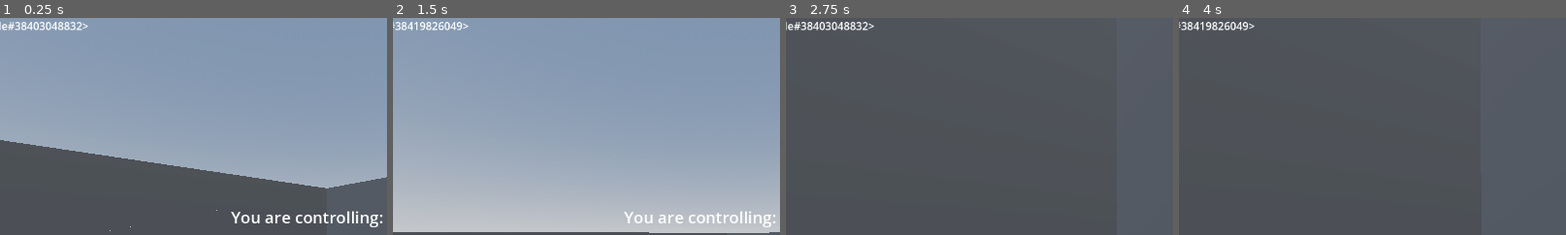
Above: before the commit, frames 1-4 (left to right).
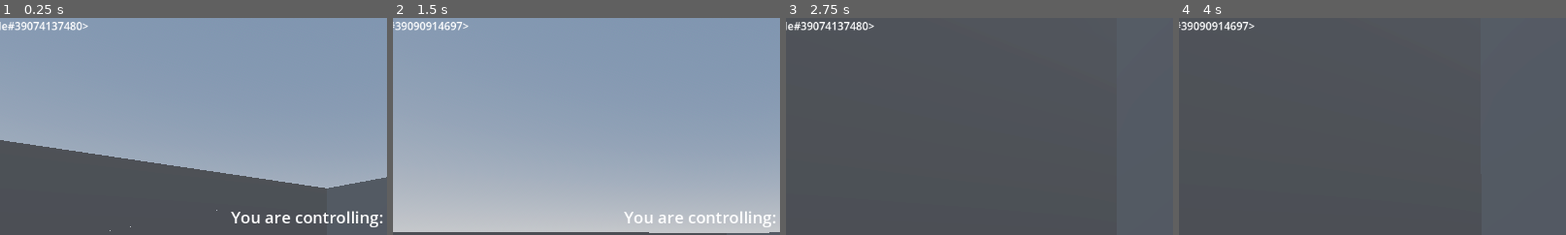
Above: after the commit, the same moments.

Repository: city-high-rider/soulswap
Game: Godot game, scene res://test_level.tscn
Same seed, same stepped clock (60 frames per second), same inputs: the game is played once before the commit and once after it.
Inputs (mouse positions are % of the whole screen's width and height, from its top left):
- Up to frame 1 (0.25 s): no input
- Up to frame 2 (1.5 s): move the mouse to (55, 50) at 0.52 s; hold W (forward) from 0.53 s (still down); tap F (possess) at 0.6 s; tap Space (jump) at 0.77 s; move the mouse to (45, 50) at 1.27 s; click (45, 50) at 1.35 s
- Up to frame 3 (2.75 s): keep holding W (forward); tap Space (jump) at 1.52 s; move the mouse to (52, 48) at 2.02 s; tap Tab (toggle_info) at 2.1 s
- Up to frame 4 (4 s): keep holding W (forward); tap Enter at 2.75 s; move the mouse to (49, 52) at 2.77 s; tap F (possess) at 2.85 s; tap Space (jump) at 3.02, 3.77 s; move the mouse to (57, 51) at 3.52 s; press the mouse at (57, 51) at 3.53 s
The pictures show only the part of the screen within x 8-57%, y 0-50%; the shares and areas given below are measured in that part.

The runs differ from the first frame. In frame 1, 0.3% of the frame differs, in the area x 5-22%, y 1-6%; in frame 2, 0.3%; in frame 3, 0.4%; in frame 4, 0.4%.

Commit message:
make machine gun UI not take the full screen

Diff:
--- a/components/HitscanManager.gd
+++ b/components/HitscanManager.gd
@@ -10,7 +10,7 @@
 # this function should be called by a hitscan weapon when it fires, to which
 # it will pass its damage. We will check for a hit, and if there is one,
 # we pass some damage. Returns whether or not we hit an enemy.
-func check_hit(damage: float) -> bool:
+func check_hit(damage: float, tracer: PackedScene, barrel_pos: Vector3) -> bool:
 	var collider = raycast.get_collider()
 	if !collider:
 		return false
--- a/components/body_parts/machine_gun.gd
+++ b/components/body_parts/machine_gun.gd
@@ -27,6 +27,9 @@
 # Which hitscan manager should we call to?
 @export var hitscan_manager : HitscanManager
 
+# Which tracers should we use?
+@export var tracer_scene : PackedScene
+
 var firing_time_left : float = firing_time_sec
 
 var is_broken : bool = false
@@ -46,7 +49,7 @@
 		stop_shooting()
 
 	if time_until_next_poll <= 0:
-		hitscan_manager.check_hit(hit_damage)
+		hitscan_manager.check_hit(hit_damage, tracer_scene, barrel_point.global_transform.origin)
 
 # Start the shooting effects
 func start_shooting() -> void:
--- a/components/body_parts/machine_gun.tscn
+++ b/components/body_parts/machine_gun.tscn
@@ -1,7 +1,8 @@
-[gd_scene load_steps=15 format=3 uid="uid://bdqf5sm42j8vl"]
+[gd_scene load_steps=16 format=3 uid="uid://bdqf5sm42j8vl"]
 
 [ext_resource type="Texture2D" uid="uid://cqcakiodhwri1" path="res://addons/kenney_particle_pack/star_06.png" id="1_1u4a3"]
 [ext_resource type="Script" path="res://components/body_parts/machine_gun.gd" id="1_kqkdi"]
+[ext_resource type="PackedScene" uid="uid://d3vfx22o0he3a" path="res://components/bullet_tracer.tscn" id="2_xwwb5"]
 [ext_resource type="Script" path="res://components/hitbox.gd" id="3_uihti"]
 [ext_resource type="Script" path="res://components/health_component.gd" id="4_eguk2"]
 [ext_resource type="PackedScene" uid="uid://cq5g02v88a56k" path="res://components/UI/health_bar.tscn" id="5_if8i7"]
@@ -54,6 +55,7 @@
 
 [node name="MachineGun" type="Node3D"]
 script = ExtResource("1_kqkdi")
+tracer_scene = ExtResource("2_xwwb5")
 
 [node name="Mesh" type="CSGCombiner3D" parent="."]
 
@@ -91,11 +93,13 @@
 
 [node name="UI" type="Control" parent="."]
 layout_mode = 3
-anchors_preset = 15
+anchors_preset = 3
+anchor_left = 1.0
+anchor_top = 1.0
 anchor_right = 1.0
 anchor_bottom = 1.0
-grow_horizontal = 2
-grow_vertical = 2
+grow_horizontal = 0
+grow_vertical = 0
 
 [node name="HealthBar" parent="UI" node_paths=PackedStringArray("health") instance=ExtResource("5_if8i7")]
 layout_mode = 1
--- /dev/null
+++ b/components/bullet_tracer.gd
@@ -0,0 +1,10 @@
+extends MeshInstance3D
+class_name Tracer
+
+# This is a tracer that is used for hitscan weapons. It should spawn and then fade away.
+@onready var animation_player : AnimationPlayer = $AnimationPlayer
+
+func _ready() -> void:
+	animation_player.play("fade")
+	await animation_player.animation_finished
+	queue_free()
--- /dev/null
+++ b/components/bullet_tracer.tscn
@@ -0,0 +1,107 @@
+[gd_scene load_steps=7 format=3 uid="uid://d3vfx22o0he3a"]
+
+[ext_resource type="Script" path="res://components/bullet_tracer.gd" id="1_o2d2x"]
+
+[sub_resource type="StandardMaterial3D" id="StandardMaterial3D_wbcmt"]
+transparency = 1
+albedo_color = Color(1, 1, 0.74902, 0.862745)
+
+[sub_resource type="CylinderMesh" id="CylinderMesh_mepmm"]
+material = SubResource("StandardMaterial3D_wbcmt")
+top_radius = 0.025
+bottom_radius = 0.025
+height = 0.03
+
+[sub_resource type="Animation" id="Animation_wn78c"]
+resource_name = "fade"
+step = 0.35
+tracks/0/type = "value"
+tracks/0/imported = false
+tracks/0/enabled = true
+tracks/0/path = NodePath(".:mesh:top_radius")
+tracks/0/interp = 1
+tracks/0/loop_wrap = true
+tracks/0/keys = {
+"times": PackedFloat32Array(0, 1),
+"transitions": PackedFloat32Array(1, 1),
+"update": 0,
+"values": [0.025, 0.001]
+}
+tracks/1/type = "value"
+tracks/1/imported = false
+tracks/1/enabled = true
+tracks/1/path = NodePath(".:mesh:bottom_radius")
+tracks/1/interp = 1
+tracks/1/loop_wrap = true
+tracks/1/keys = {
+"times": PackedFloat32Array(0, 1),
+"transitions": PackedFloat32Array(1, 1),
+"update": 0,
+"values": [0.025, 0.001]
+}
+tracks/2/type = "value"
+tracks/2/imported = false
+tracks/2/enabled = true
+tracks/2/path = NodePath(".:mesh:material:albedo_color")
+tracks/2/interp = 1
+tracks/2/loop_wrap = true
+tracks/2/keys = {
+"times": PackedFloat32Array(0, 1),
+"transitions": PackedFloat32Array(1, 1),
+"update": 0,
+"values": [Color(1, 1, 0.74902, 0.862745), Color(0.8, 0.576471, 0, 0.862745)]
+}
+
+[sub_resource type="Animation" id="Animation_7mq8q"]
+length = 0.001
+tracks/0/type = "value"
+tracks/0/imported = false
+tracks/0/enabled = true
+tracks/0/path = NodePath(".:mesh:top_radius")
+tracks/0/interp = 1
+tracks/0/loop_wrap = true
+tracks/0/keys = {
+"times": PackedFloat32Array(0),
+"transitions": PackedFloat32Array(1),
+"update": 0,
+"values": [0.025]
+}
+tracks/1/type = "value"
+tracks/1/imported = false
+tracks/1/enabled = true
+tracks/1/path = NodePath(".:mesh:bottom_radius")
+tracks/1/interp = 1
+tracks/1/loop_wrap = true
+tracks/1/keys = {
+"times": PackedFloat32Array(0),
+"transitions": PackedFloat32Array(1),
+"update": 0,
+"values": [0.025]
+}
+tracks/2/type = "value"
+tracks/2/imported = false
+tracks/2/enabled = true
+tracks/2/path = NodePath(".:mesh:material:albedo_color")
+tracks/2/interp = 1
+tracks/2/loop_wrap = true
+tracks/2/keys = {
+"times": PackedFloat32Array(0),
+"transitions": PackedFloat32Array(1),
+"update": 0,
+"values": [Color(1, 1, 0.74902, 0.862745)]
+}
+
+[sub_resource type="AnimationLibrary" id="AnimationLibrary_7nuo3"]
+_data = {
+"RESET": SubResource("Animation_7mq8q"),
+"fade": SubResource("Animation_wn78c")
+}
+
+[node name="BulletTracer" type="MeshInstance3D"]
+mesh = SubResource("CylinderMesh_mepmm")
+script = ExtResource("1_o2d2x")
+
+[node name="AnimationPlayer" type="AnimationPlayer" parent="."]
+libraries = {
+"": SubResource("AnimationLibrary_7nuo3")
+}
